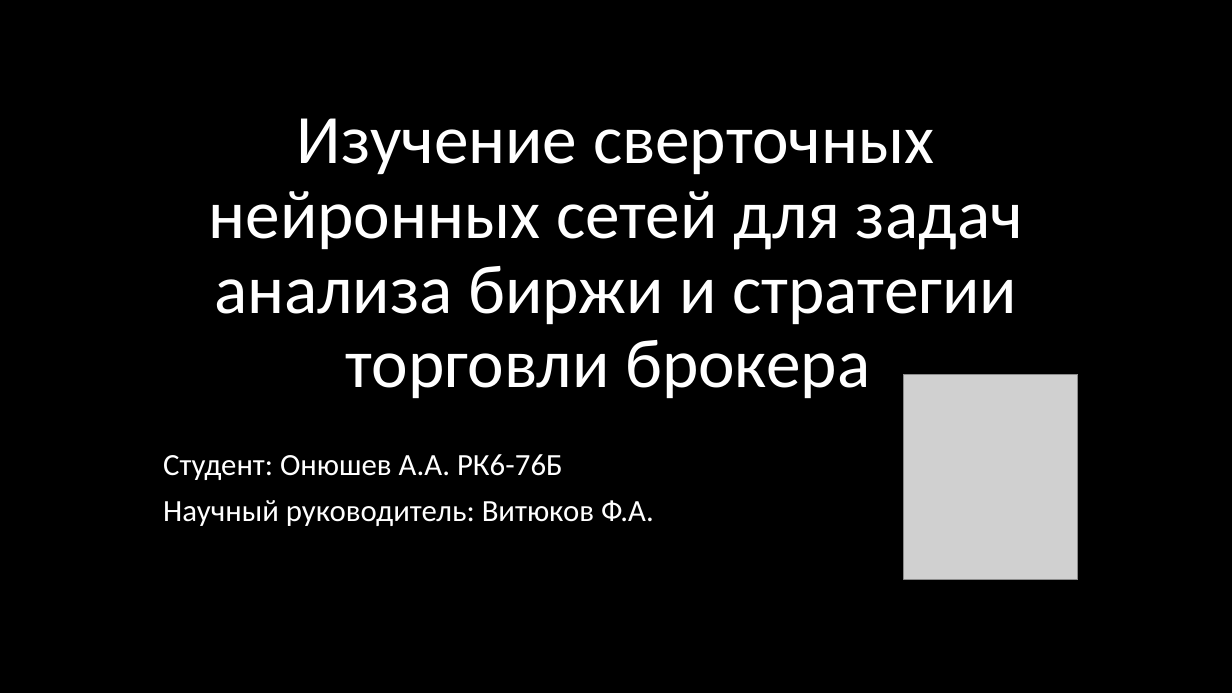
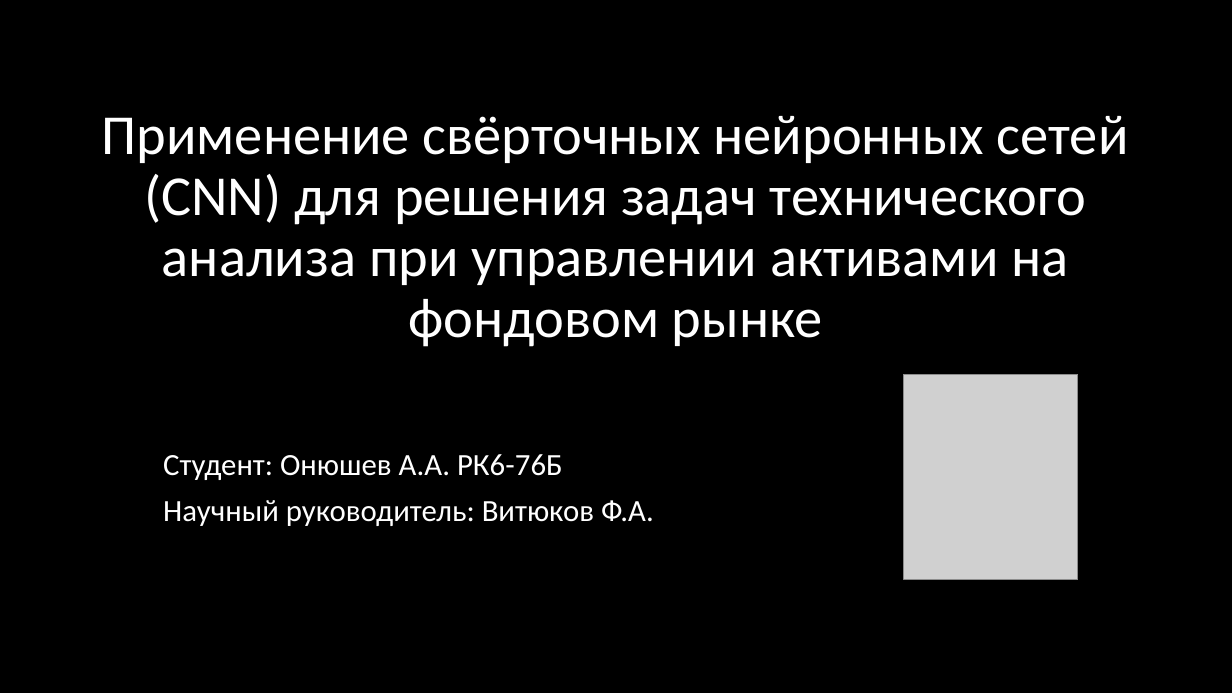
Before and after one commit to Relax-FM/Diploma, a slide deck: slide 1 of MMAPS/presentation/Presentation.pptx. Drawn at 1232x693 pixels with LibreOffice and Linux fonts; fonts in the diff are those of the drawing; grey boxes stand for pictures. Boxes give left, top, right and bottom in pixels: in the first picture for what was removed or moved away, otherwise in the second. Text is boxed around its words. In the diff, an @@ line names an element or a change of style, - is before the commit and + after.

```diff
--- a/MMAPS/presentation/Presentation.pptx
+++ b/MMAPS/presentation/Presentation.pptx
@@ title at <box>102,116,1129,347</box>: text changed; size 54 to 44 pt @@
-Изучение сверточных нейронных сетей для задач анализа биржи и стратегии торговли брокера
+Применение свёрточных нейронных сетей (CNN) для решения задач технического анализа при управлении активами на фондовом рынке
```
Also in this commit, not shown: 3 other slides changed, 8 slides added, 1 other file.
